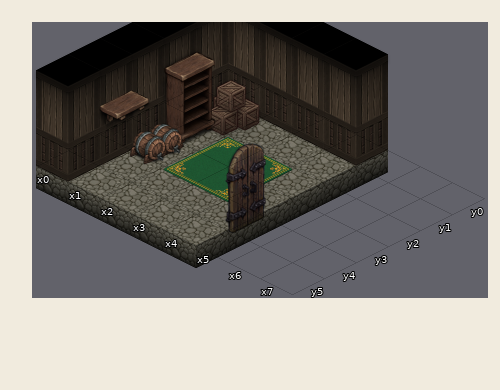
Tiled map, stored at assets/rooms/ritual_room.tmx. Above: the version before the commit.
Cells are 128x64 px. Isometric: x runs down to the right, y down to the left. Shown: x 0..7, y 0..5. The old version is drawn lined up with the new one.
Now the later version:
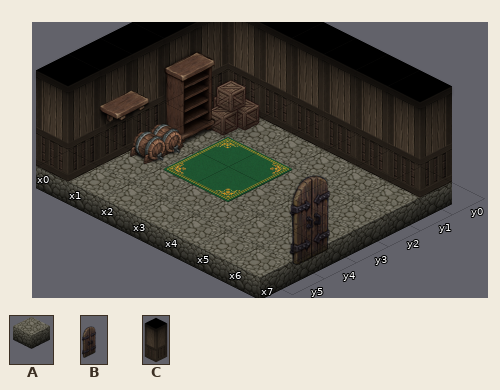
Key: from "floors": A 1 "Iso_Tile_Floor_01"; from "village_interiors": B 252 "Iso_Door_01"; from "walls": C 2 "Iso_Wall_Wood_01".
_ is an empty cell, . an unchanged one.
The edit:
map size 6x6 -> 8x6 cells
--- layer "Floor"
@@ x 5..6 @@
-0 __
-1 __
-2 __
-3 __
-4 __
-5 __
+0 AA
+1 AA
+2 AA
+3 AA
+4 AA
+5 AA
--- layer "Walls"
@@ x 5..6 @@
-0 __
+0 CC
--- layer "Furniture"
@@ x 5..7 @@
-4 B._
+4 _.B
Pixel boxes of the changes (left, top, right, bottom) in both pictures:
changed: (196, 54, 453, 278)
